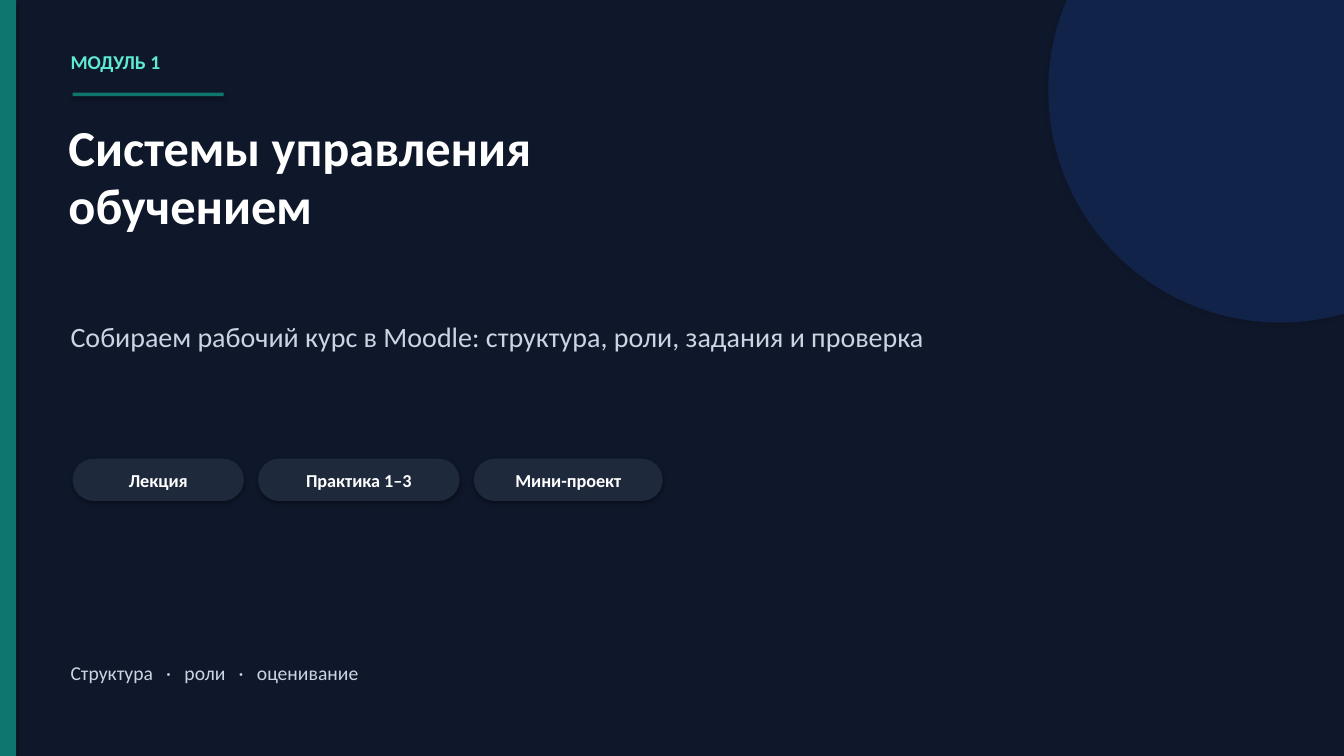
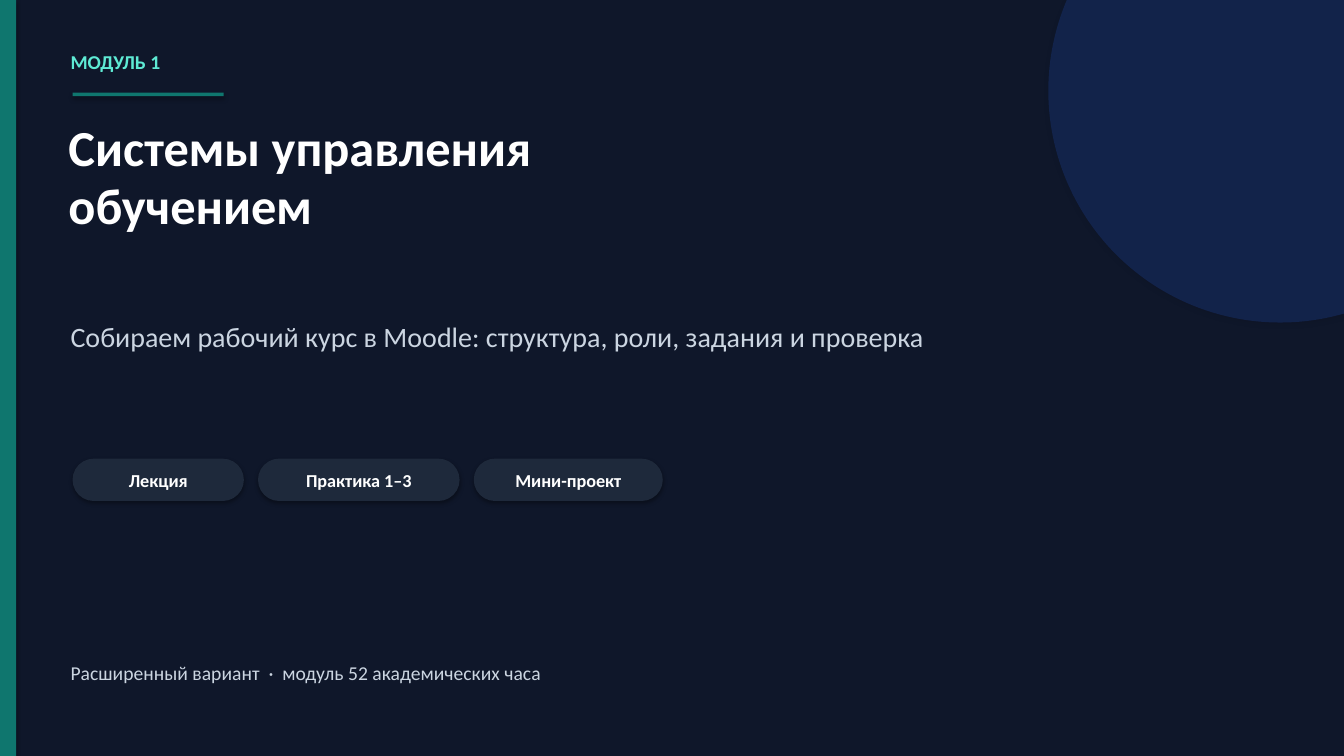
Before and after one commit to NastyaKL95/lms, a slide deck: slide 1 of training-kit/pptx/Тема 3. Системы управления обучением LMS.pptx. Drawn at 1344x756 pixels with LibreOffice and Linux fonts; fonts in the diff are those of the drawing. Boxes give left, top, right and bottom in pixels: in the first picture for what was removed or moved away, otherwise in the second. Text is boxed around its words. In the diff, an @@ line names an element or a change of style, - is before the commit and + after.

```diff
--- a/training-kit/pptx/Тема 3. Системы управления обучением LMS.pptx
+++ b/training-kit/pptx/Тема 3. Системы управления обучением LMS.pptx
@@ text at [71, 666, 540, 683]: text changed @@
-Структура · роли · оценивание
+Расширенный вариант · модуль 52 академических часа
```
Also in this commit, not shown: 14 other slides changed, 2 slides added, 14 other files.
